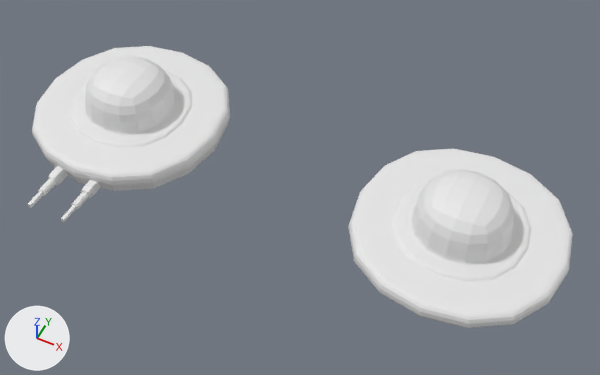
One commit to the FBX model Commander Carrot/Assets/Models/UFO Enemy Ship.fbx: the scene before it, then after it.
Camera for both pictures: a 50 mm camera at (25.6, -28.6, 34.9) aimed at (11.9, -1.3, 0.8). Lighting does not change. The marker at lower left points along +X, +Y and +Z. Where no turn or scale is listed for an object, it has been applied to the vertices.

Script lines for the objects in view, before the commit:
```python
me_cube_001 = bpy.data.meshes.new('Cube.001')
me_cube_001.from_pydata(...)  # 723 vertices, 709 faces; spans x -5.82..5.82, y -8.52..5.82, z -0.35..3.62
me_mesh = bpy.data.meshes.new('Mesh')
me_mesh.from_pydata(...)  # 546 vertices, 544 faces; spans x -5.82..5.82, y -5.82..5.82, z -0.84..3.62
ob_backup = bpy.data.objects.new('bACKUP ', me_mesh)
ob_backup.location = (20.76, 0.0, 0.0)
ob_ufo_enemy_ship = bpy.data.objects.new('UFO enemy Ship', me_cube_001)
ob_ufo_enemy_ship.location = (0.0, 0.0, 0.0)
```
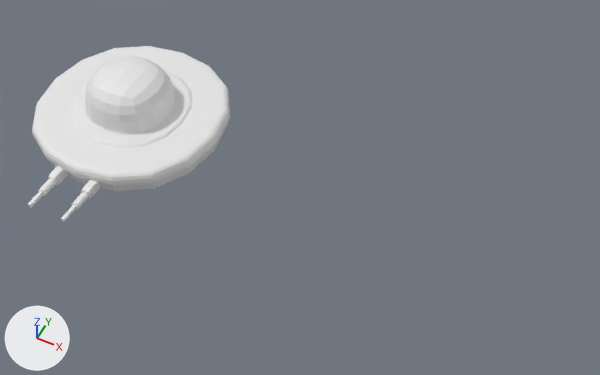
Where the newer file only moved an object's origin or applied its transform, the numbers keep the older frame.

What differs and where, as boxes (x1, y1, x2, y2) in the pictures (600 x 375 px):
'bACKUP ', deleted
    before: (348, 148, 573, 328)

Diff of the bpy script that builds the scene:
```diff
--- a/Commander Carrot/Assets/Models/UFO Enemy Ship.fbx.py
+++ b/Commander Carrot/Assets/Models/UFO Enemy Ship.fbx.py
@@ ob_backup @@
-ob_backup = bpy.data.objects.new('bACKUP ', me_mesh)
-ob_backup.location = (20.76, 0.0, 0.0)
```
